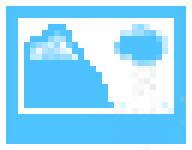
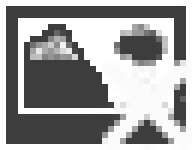
Layered file, before and after one edit (192x150). Changes by layer:
showed "Calque 1" over bbox(102, 60, 192, 150)
